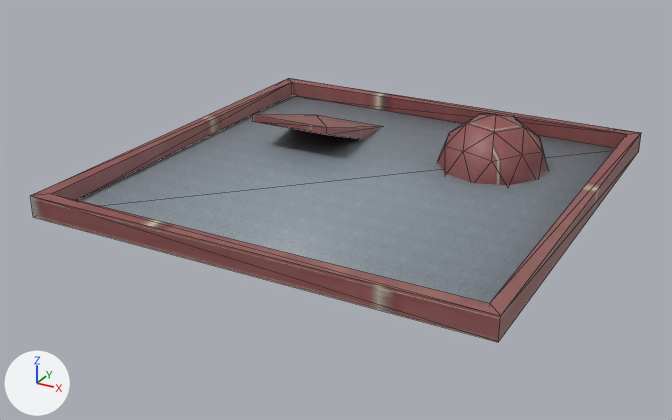
The FBX model demos/bullet/bowl.fbx: old version first, new version second.
Before and after are seen from a 50 mm lens placed at (0.42, -0.822, 0.37), pointed at (-0.018, -0.025, -0.029). Arrows for +X, +Y and +Z are at lower left; the lights stay in place. Mesh edges are drawn as thin lines. Where no turn or scale is listed for an object, it has been applied to the vertices.
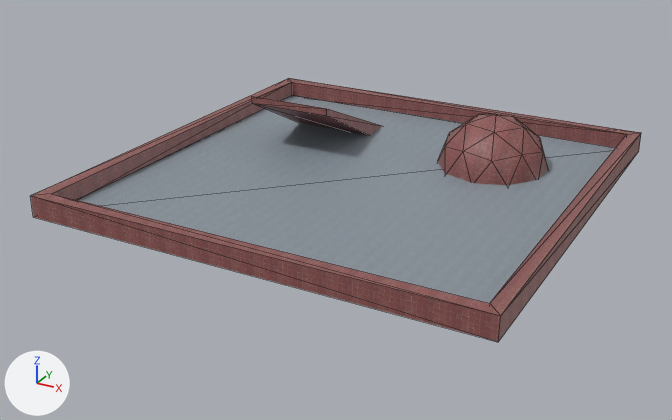
Scene script edits in JSON lines:
```json
{"block": "me_cube_002", "where": "# used by ob_cube; location = (0.0, 0.0, 0.0)"}
{"block": "me_cube_002", "where": "# before: 20 (-0.153, 0.024, 0.035) at pixel (252, 121), 21 (-0.153, 0.024, 0.043) at pixel (252, 114), 24 (-0.056, 0.024, 0.035) at pixel (326, 134), 25 (-0.056, 0.024, 0.043) at pixel (326, 127)"}
{"op": "remove", "block": "me_cube_002", "code": "me_cube_002.from_pydata(...)  # 70 vertices, 128 faces; spans x -0.237..0.237, y -0.237..0.237, z -0.061..0.061"}
{"op": "add", "block": "me_cube_002", "code": "me_cube_002.from_pydata(...)  # 70 vertices, 128 faces; spans x -0.237..0.237, y -0.237..0.237, z -0.061..0.064"}
{"block": "me_cube_002", "change": "me_cube_002 part 1"}
{"op": "add", "block": "me_cube_002", "code": "for i in [20, 21, 24, 25]: me_cube_002.vertices[i].co += Vector((0.0, 0.0, 0.022))"}
{"block": "me_cube_002", "change": "me_cube_002 part 2: texture (UV) coordinates of 128 of 128 faces, centred in x -0.237..0.237, y -0.237..0.237, z -0.055..0.055, changed; they spanned u -6.95..7.95, v -6.95..7.95 and now span u -16.78..17.5, v -16.8..17.47"}
```

Pixel boxes [x1, y1, x2, y2] of what changed, in the pictures (672 x 420 px; the box of a moved part takes in the faces that stretch with it):
```json
{"object": "Cube", "change": "reshaped, surface changed", "before": [31, 78, 641, 342], "after": [31, 78, 641, 342]}
{"part": 1, "of": "me_cube_002", "change": "moved or reshaped", "before": [253, 114, 382, 139], "after": [252, 96, 382, 135]}
{"part": 2, "of": "me_cube_002", "change": "surface changed", "before": [31, 78, 641, 342], "after": [31, 78, 641, 342]}
```
